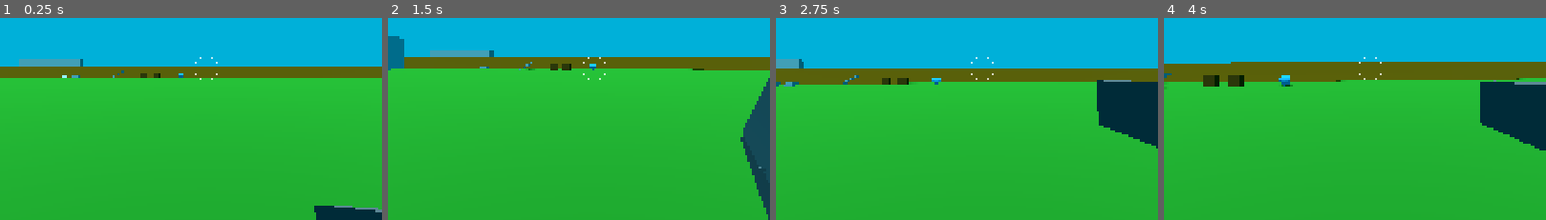
Above: before the commit, frames 1-4 (left to right).
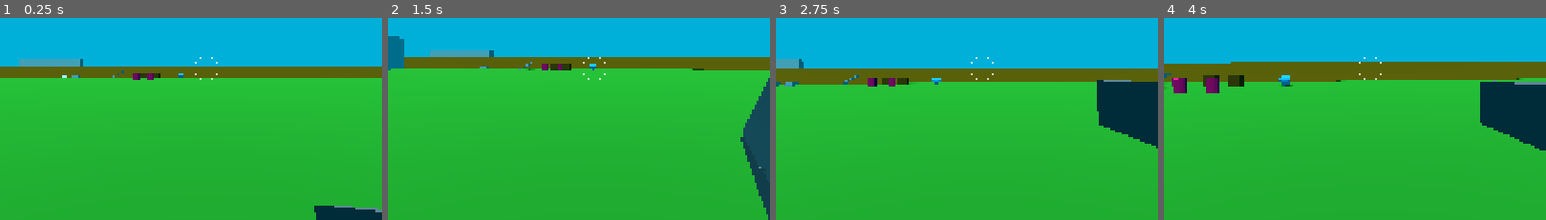
Above: after the commit, the same moments.

Repository: janisl/rpg-core
Game: Godot game, scene res://systems/main_scene.tscn
Same seed, same stepped clock (60 frames per second), same inputs: the game is played once before the commit and once after it.
Inputs (mouse positions are % of the whole screen's width and height, from its top left):
- Up to frame 1 (0.25 s): no input
- Up to frame 2 (1.5 s): move the mouse to (55, 47) at 0.52 s; hold Shift (crouch) 0.53-1.28 s; hold W (forward) from 0.53 s (still down); tap Space (jump) at 0.77 s; move the mouse to (45, 47) at 1.27 s; tap T (cycle_ammo) at 1.35 s
- Up to frame 3 (2.75 s): keep holding W (forward); tap Space (jump) at 1.52 s; move the mouse to (52, 45) at 2.02 s; press the mouse at (52, 45) at 2.03 s
- Up to frame 4 (4 s): keep holding W (forward); move the mouse to (49, 49) at 2.77 s; release the mouse at (49, 49) at 2.78 s; tap Ctrl (sprint) at 2.85 s; tap Space (jump) at 3.02, 3.77 s; move the mouse to (57, 48) at 3.52 s; hold Z (test) from 3.53 s (still down)
The pictures show only the part of the screen within x 23-73%, y 35-84%; the shares and areas given below are measured in that part.

The runs differ from the first frame. In frame 1, 0.1% of the frame differs, in the area x 34-41%, y 27-31%; in frame 2, less than 0.1%; in frame 3, 0.2%; in frame 4, 0.5%, in the area x 2-15%, y 29-38%.

Commit message:
Explosion effect.

Diff:
--- /dev/null
+++ b/effects/explosions/explosion_effect.gd
@@ -0,0 +1,46 @@
+extends Node3D
+
+@export var explosion_force := 15.0
+@export var explosion_damage := 10.0
+
+var _radius := 0.0
+
+
+func _ready() -> void:
+	_radius = $Area3D/CollisionShape3D.shape.radius
+	$AnimationPlayer.play("fade_out_decal")
+	$GPUParticles3D.emitting = true
+	$GPUParticles3D2.emitting = true
+	$AudioStreamPlayer3D.play()
+
+	await get_tree().physics_frame
+	await get_tree().physics_frame
+	push_away_objects()
+
+	var timer := get_tree().create_timer(5.0)
+	timer.timeout.connect(queue_free)
+
+func push_away_objects() -> void:
+	for body: Node3D in $Area3D.get_overlapping_bodies():
+		var body_pos := body.global_position
+		var force_div := 1.0
+		if body is CharacterBody3D:
+			body_pos.y += 1.0
+			force_div = 4.0
+		elif body is RigidBody3D:
+			force_div = maxf(0.01, body.mass)
+		var force_dir := global_position.direction_to(body_pos)
+		var body_dist := global_position.distance_to(body_pos)
+		var factor := 1.0 - clampf((body_dist/ _radius), 0.0, 1.0)
+		var explosion_vector := explosion_force * factor / force_div * force_dir
+		if body is RigidBody3D:
+			body.apply_impulse(explosion_vector * explosion_force)
+		elif body is CharacterBody3D:
+			body.velocity += explosion_vector * explosion_force
+
+		var health_attribute := body.get_node_or_null("HealthAttribute") as HealthAttribute
+		if health_attribute:
+			var hit_info := HitInfo.new(explosion_damage * factor)
+			hit_info.impact_position = global_position
+			hit_info.direction = force_dir
+			health_attribute.take_damage(hit_info)
--- /dev/null
+++ b/effects/explosions/explosion_effect.tscn
@@ -0,0 +1,215 @@
+[gd_scene format=3 uid="uid://c17xcvi36ce1i"]
+
+[ext_resource type="Script" uid="uid://b2e8mblv7c8r8" path="res://effects/explosions/explosion_effect.gd" id="1_eng0w"]
+[ext_resource type="AudioStream" uid="uid://syrjbsvw58mi" path="res://assets/sounds/impacts/828092__audiopapkin__sound-design-elements-impact-sfx-ps-123.wav" id="1_hb1o2"]
+
+[sub_resource type="Gradient" id="Gradient_ngwv6"]
+offsets = PackedFloat32Array(0, 0.33931485, 1)
+colors = PackedColorArray(0, 0, 0, 1, 0, 0, 0, 0.87275696, 0, 0, 0, 0)
+
+[sub_resource type="GradientTexture2D" id="GradientTexture2D_bsiym"]
+gradient = SubResource("Gradient_ngwv6")
+fill = 1
+fill_from = Vector2(0.5, 0.5)
+fill_to = Vector2(1, 0.5)
+
+[sub_resource type="Curve" id="Curve_is7q8"]
+_data = [Vector2(0, 0), 0.0, 0.0, 0, 0, Vector2(0.3747927, 0.24747473), 0.0, 0.0, 0, 0, Vector2(0.6185738, 0.45707065), 0.0, 0.0, 0, 0, Vector2(1, 0), 0.0, 0.0, 0, 0]
+point_count = 4
+
+[sub_resource type="CurveTexture" id="CurveTexture_el71x"]
+curve = SubResource("Curve_is7q8")
+
+[sub_resource type="ParticleProcessMaterial" id="ParticleProcessMaterial_is7q8"]
+particle_flag_rotate_y = true
+angle_min = 1.0728835e-05
+angle_max = 360.00003
+spread = 180.0
+initial_velocity_min = 0.5
+initial_velocity_max = 1.5
+angular_velocity_min = 8.999984
+angular_velocity_max = 10.999984
+gravity = Vector3(0, 0, 0)
+linear_accel_min = -0.10000224
+linear_accel_max = 0.19999775
+alpha_curve = SubResource("CurveTexture_el71x")
+
+[sub_resource type="Gradient" id="Gradient_hb1o2"]
+colors = PackedColorArray(1, 1, 1, 1, 1, 1, 1, 0)
+
+[sub_resource type="GradientTexture2D" id="GradientTexture2D_hb1o2"]
+gradient = SubResource("Gradient_hb1o2")
+fill = 1
+fill_from = Vector2(0.5, 0.5)
+fill_to = Vector2(1, 0.5)
+
+[sub_resource type="FastNoiseLite" id="FastNoiseLite_u554r"]
+frequency = 0.004
+
+[sub_resource type="NoiseTexture2D" id="NoiseTexture2D_eng0w"]
+noise = SubResource("FastNoiseLite_u554r")
+as_normal_map = true
+bump_strength = 2.0
+
+[sub_resource type="StandardMaterial3D" id="StandardMaterial3D_1v7lp"]
+transparency = 1
+vertex_color_use_as_albedo = true
+albedo_color = Color(0.2, 0.2, 0.2, 1)
+albedo_texture = SubResource("GradientTexture2D_hb1o2")
+normal_enabled = true
+normal_scale = 16.0
+normal_texture = SubResource("NoiseTexture2D_eng0w")
+billboard_mode = 3
+particles_anim_h_frames = 1
+particles_anim_v_frames = 1
+particles_anim_loop = false
+
+[sub_resource type="QuadMesh" id="QuadMesh_el71x"]
+material = SubResource("StandardMaterial3D_1v7lp")
+size = Vector2(4, 4)
+
+[sub_resource type="Curve" id="Curve_eng0w"]
+_data = [Vector2(0, 1), 0.0, 0.0, 0, 0, Vector2(0.29021558, 0.8939394), -0.54722995, -0.54722995, 0, 0, Vector2(1, 0), 0.0, 0.0, 0, 0]
+point_count = 3
+
+[sub_resource type="CurveTexture" id="CurveTexture_u554r"]
+curve = SubResource("Curve_eng0w")
+
+[sub_resource type="Gradient" id="Gradient_el71x"]
+offsets = PackedFloat32Array(0, 0.27433628)
+colors = PackedColorArray(1, 1, 0, 1, 1, 0.047058824, 0.02745098, 1)
+
+[sub_resource type="GradientTexture1D" id="GradientTexture1D_1v7lp"]
+gradient = SubResource("Gradient_el71x")
+
+[sub_resource type="ParticleProcessMaterial" id="ParticleProcessMaterial_1v7lp"]
+particle_flag_rotate_y = true
+angle_min = 1.0728835e-05
+angle_max = 360.00003
+spread = 180.0
+initial_velocity_min = 0.35
+initial_velocity_max = 0.75
+angular_velocity_min = 8.999984
+angular_velocity_max = 10.999984
+gravity = Vector3(0, 0, 0)
+linear_accel_min = -0.10000224
+linear_accel_max = 0.19999775
+color_ramp = SubResource("GradientTexture1D_1v7lp")
+alpha_curve = SubResource("CurveTexture_u554r")
+
+[sub_resource type="Gradient" id="Gradient_6wpa5"]
+colors = PackedColorArray(1, 1, 1, 1, 1, 1, 1, 0)
+
+[sub_resource type="GradientTexture2D" id="GradientTexture2D_7x1i3"]
+gradient = SubResource("Gradient_6wpa5")
+fill = 1
+fill_from = Vector2(0.5, 0.5)
+fill_to = Vector2(1, 0.5)
+
+[sub_resource type="FastNoiseLite" id="FastNoiseLite_58irn"]
+frequency = 0.004
+
+[sub_resource type="NoiseTexture2D" id="NoiseTexture2D_df5pe"]
+noise = SubResource("FastNoiseLite_58irn")
+as_normal_map = true
+bump_strength = 2.0
+
+[sub_resource type="StandardMaterial3D" id="StandardMaterial3D_f4li2"]
+transparency = 1
+vertex_color_use_as_albedo = true
+albedo_texture = SubResource("GradientTexture2D_7x1i3")
+normal_enabled = true
+normal_scale = 3.7
+normal_texture = SubResource("NoiseTexture2D_df5pe")
+billboard_mode = 3
+particles_anim_h_frames = 1
+particles_anim_v_frames = 1
+particles_anim_loop = false
+
+[sub_resource type="QuadMesh" id="QuadMesh_qn4gw"]
+material = SubResource("StandardMaterial3D_f4li2")
+size = Vector2(2, 2)
+
+[sub_resource type="SphereShape3D" id="SphereShape3D_bsiym"]
+radius = 3.5
+
+[sub_resource type="Animation" id="Animation_hb1o2"]
+length = 0.001
+tracks/0/type = "value"
+tracks/0/imported = false
+tracks/0/enabled = true
+tracks/0/path = NodePath("Decal:modulate")
+tracks/0/interp = 1
+tracks/0/loop_wrap = true
+tracks/0/keys = {
+"times": PackedFloat32Array(0),
+"transitions": PackedFloat32Array(1),
+"update": 0,
+"values": [Color(1, 1, 1, 1)]
+}
+
+[sub_resource type="Animation" id="Animation_eng0w"]
+resource_name = "fade_out_decal"
+length = 5.0
+tracks/0/type = "value"
+tracks/0/imported = false
+tracks/0/enabled = true
+tracks/0/path = NodePath("Decal:modulate")
+tracks/0/interp = 1
+tracks/0/loop_wrap = true
+tracks/0/keys = {
+"times": PackedFloat32Array(0, 3.5000002, 5),
+"transitions": PackedFloat32Array(1, 1, 1),
+"update": 0,
+"values": [Color(1, 1, 1, 1), Color(1, 1, 1, 1), Color(1, 1, 1, 0)]
+}
+
+[sub_resource type="AnimationLibrary" id="AnimationLibrary_u554r"]
+_data = {
+&"RESET": SubResource("Animation_hb1o2"),
+&"fade_out_decal": SubResource("Animation_eng0w")
+}
+
+[node name="ExplosionEffect" type="Node3D" unique_id=1304326528]
+script = ExtResource("1_eng0w")
+
+[node name="Decal" type="Decal" parent="." unique_id=990258947]
+texture_albedo = SubResource("GradientTexture2D_bsiym")
+
+[node name="AudioStreamPlayer3D" type="AudioStreamPlayer3D" parent="." unique_id=772347998]
+stream = ExtResource("1_hb1o2")
+
+[node name="GPUParticles3D" type="GPUParticles3D" parent="." unique_id=1748631775]
+emitting = false
+amount = 32
+lifetime = 2.5
+one_shot = true
+speed_scale = 2.0
+explosiveness = 1.0
+randomness = 1.0
+process_material = SubResource("ParticleProcessMaterial_is7q8")
+draw_pass_1 = SubResource("QuadMesh_el71x")
+
+[node name="GPUParticles3D2" type="GPUParticles3D" parent="." unique_id=906180895]
+emitting = false
+amount = 16
+lifetime = 0.5
+one_shot = true
+speed_scale = 1.35
+explosiveness = 1.0
+randomness = 1.0
+process_material = SubResource("ParticleProcessMaterial_1v7lp")
+draw_pass_1 = SubResource("QuadMesh_qn4gw")
+
+[node name="Area3D" type="Area3D" parent="." unique_id=1778952614]
+
+[node name="CollisionShape3D" type="CollisionShape3D" parent="Area3D" unique_id=1134752374]
+shape = SubResource("SphereShape3D_bsiym")
+
+[node name="CSGBox3D" type="CSGBox3D" parent="." unique_id=674173088]
+transform = Transform3D(1, 0, 0, 0, 1, 0, 0, 0, 1, -1, -0.5, 0)
+visible = false
+size = Vector3(11, 1, 7.629)
+
+[node name="AnimationPlayer" type="AnimationPlayer" parent="." unique_id=1680917641]
+libraries/ = SubResource("AnimationLibrary_u554r")
--- a/levels/test.tscn
+++ b/levels/test.tscn
@@ -15,6 +15,7 @@
 [ext_resource type="Script" uid="uid://dkyw6ncoxwu4k" path="res://utils/triggers/trigger_volume.gd" id="9_qhvcx"]
 [ext_resource type="Resource" uid="uid://c8ff3twc0mra8" path="res://items/ammo/laser_ammo.tres" id="10_lqn8c"]
 [ext_resource type="PackedScene" uid="uid://delu2qjrw6teu" path="res://addons/Mirror3D/Mirror3D.tscn" id="11_eudka"]
+[ext_resource type="PackedScene" uid="uid://crytf2marbeak" path="res://props/exploding_barrel.tscn" id="16_lqn8c"]
 
 [sub_resource type="NavigationMesh" id="NavigationMesh_bsiym"]
 vertices = PackedVector3Array(-45.250004, 0.5, -46, -43.750004, 0.5, -46, -44.000004, 0.5, -49.25, -46.000004, 0.5, -45 …(1339 unchanged characters)…
@@ -716,5 +717,11 @@
 cull_mask = 1048573
 cull_far = 1000.0
 
+[node name="ExplodingBarrel" parent="." unique_id=23067863 instance=ExtResource("16_lqn8c")]
+transform = Transform3D(1, 0, 0, 0, 1, 0, 0, 0, 1, -10, 0.5, -40)
+
+[node name="ExplodingBarrel2" parent="." unique_id=1834983115 instance=ExtResource("16_lqn8c")]
+transform = Transform3D(1, 0, 0, 0, 1, 0, 0, 0, 1, -8, 0.5, -40)
+
 [connection signal="activated" from="TriggerVolume" to="Enemies/SimpleEnemy" method="on_trigger"]
 [connection signal="activated" from="TriggerVolume" to="Enemies/SimpleEnemy4" method="on_trigger"]
--- /dev/null
+++ b/props/exploding_barrel.tscn
@@ -0,0 +1,31 @@
+[gd_scene format=3 uid="uid://crytf2marbeak"]
+
+[ext_resource type="PackedScene" uid="uid://brg2prx3b1ap8" path="res://systems/attributes/health_attribute.tscn" id="1_hspex"]
+[ext_resource type="PackedScene" uid="uid://c17xcvi36ce1i" path="res://effects/explosions/explosion_effect.tscn" id="2_qx2tc"]
+
+[sub_resource type="CylinderShape3D" id="CylinderShape3D_bsiym"]
+height = 1.0
+radius = 0.4
+
+[sub_resource type="StandardMaterial3D" id="StandardMaterial3D_rdqwp"]
+albedo_color = Color(0.863721, 0, 0.28387648, 1)
+
+[sub_resource type="CylinderMesh" id="CylinderMesh_bsiym"]
+material = SubResource("StandardMaterial3D_rdqwp")
+top_radius = 0.4
+bottom_radius = 0.4
+height = 1.0
+
+[node name="ExplodingBarrel" type="RigidBody3D" unique_id=23067863]
+
+[node name="CollisionShape3D" type="CollisionShape3D" parent="." unique_id=581121016]
+shape = SubResource("CylinderShape3D_bsiym")
+
+[node name="MeshInstance3D" type="MeshInstance3D" parent="." unique_id=773211918]
+mesh = SubResource("CylinderMesh_bsiym")
+
+[node name="HealthAttribute" parent="." unique_id=167552575 node_paths=PackedStringArray("free_on_death") instance=ExtResource("1_hspex")]
+free_on_death = [NodePath("..")]
+spawn_on_death = Array[PackedScene]([ExtResource("2_qx2tc")])
+max_value = 20.0
+initial_value = 20.0
--- a/systems/attributes/health_attribute.gd
+++ b/systems/attributes/health_attribute.gd
@@ -6,6 +6,7 @@
 
 @export var death_sound: AudioStream
 @export var free_on_death: Array[Node]
+@export var spawn_on_death: Array[PackedScene]
 
 var is_alive := true
 
@@ -40,6 +41,12 @@
 
 	AudioManager.play_sound_3d(death_sound, get_parent().global_position)
 
+	for scene in spawn_on_death:
+		if scene:
+			var spawned_object = scene.instantiate()
+			spawned_object.global_position = get_parent().global_position
+			get_tree().current_scene.add_child(spawned_object)
+
 	for node in free_on_death:
 		node.queue_free()
 
Not shown, added: assets/sounds/impacts/828092__audiopapkin__sound-design-elements-impact-sfx-ps-123.wav.import
Not shown, added: effects/explosions/explosion_effect.gd.uid
Not shown: 3 places in levels/test.tscn that only renumber resources
Not shown, changed: README.md
Not shown, added: assets/sounds/impacts/828092__audiopapkin__sound-design-elements-impact-sfx-ps-123.wav
